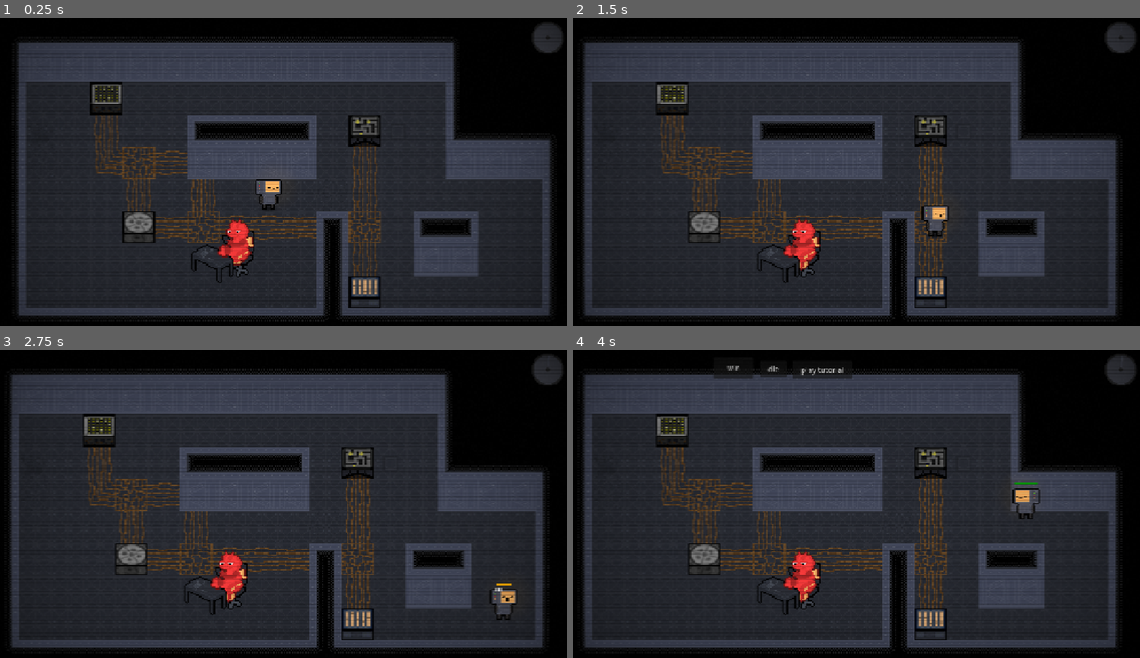
Above: before the commit, frames 1-4 (two rows, left to right).
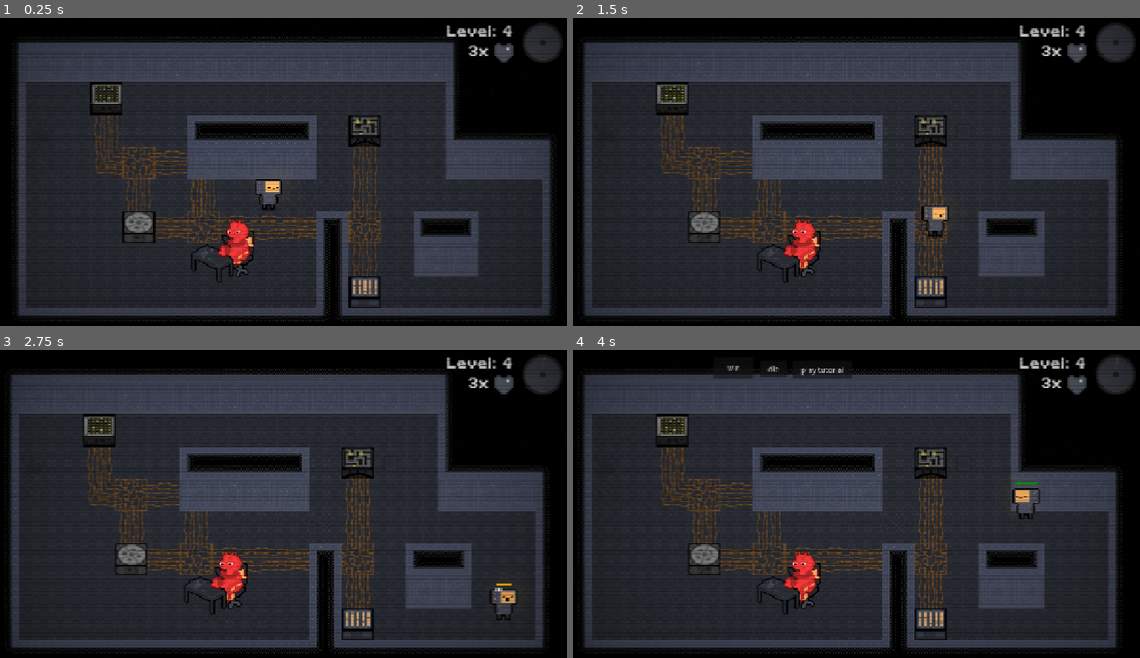
Above: after the commit, the same moments.

Repository: DuneRanger/MSI-GameJam
Game: Godot game, scene res://scenes/game/game.tscn
Same seed, same stepped clock (60 frames per second), same inputs: the game is played once before the commit and once after it.
Inputs (mouse positions are in pixels of both pictures, inside the frame that each line leads up to):
- Up to frame 1 (0.25 s): no input
- Up to frame 2 (1.5 s): move the mouse to (981, 162) at 0.52 s; hold D (move_right) 0.53-1.28 s; tap E (interact) at 0.6 s; move the mouse to (737, 196) at 1.27 s; hold S (move_down) from 1.28 s (still down); click (737, 196) at 1.35 s
- Up to frame 3 (2.75 s): move the mouse to (340, 439) at 2.02 s; release S (move_down) at 2.03 s; hold D (move_right) from 2.03 s (still down); hold Shift (sprint) from 2.03 s (still down)
- Up to frame 4 (4 s): move the mouse to (822, 574) at 2.77 s; release D (move_right) at 2.78 s; release Shift (sprint) at 2.78 s; hold W (move_up) 2.78-3.53 s; tap R at 2.85 s; move the mouse to (1026, 559) at 3.52 s; hold A (move_left) from 3.53 s (still down); tap E (interact) at 3.6 s

The runs differ from the first frame. In frame 1, 0.8% of the frame differs, in the area x 78-100%, y 1-15%; in frame 2, 0.8%; in frame 3, 0.8%; in frame 4, 0.8%.

Commit message:
add hud for levels and lives

Diff:
--- a/scenes/game/game.gd
+++ b/scenes/game/game.gd
@@ -5,6 +5,10 @@
 var current_level: Node = null
 var current_difficulty : int = 0
 var levels_finished : int = 0
+
+@export var progress_timer_hud : TextureProgressBar
+@export var lives_left_label : RichTextLabel
+@export var level_num_label : RichTextLabel
 
 @export var level_end_delay : float = 5
 @export var level_start_delay : float = 5
@@ -25,10 +29,12 @@
 
 func load_level() -> void:
 	if current_level:
-		levels_finished += 1
+		update_levels_finished(levels_finished + 1)
 		current_level.queue_free()
 		await current_level.tree_exited
-	current_level = levels[levels_finished].instantiate()
+	var current_level_scene : PackedScene = levels[levels_finished]
+	#just make sure to not overflow :)
+	current_level = current_level_scene.instantiate()
 	level_container.add_child(current_level)
 
 	current_level.machine_layer.child_entered_tree.connect(add_machine)
@@ -36,7 +42,8 @@
 	start_level()
 
 func start_level() -> void:
-	lives = max_lives
+	$HUD.visible = true
+	update_lives(max_lives)
 	$LevelTimer.start()
 	current_level.player.set_physics_process(true)
 	MusicAndAmbiencePlayer.play_game_music()
@@ -54,13 +61,21 @@
 	load_level()
 
 func _process(_delta: float) -> void:
-	$HUD/LevelTimerProgressBar.value = $LevelTimer.wait_time - $LevelTimer.time_left
-	$HUD/LevelTimerProgressBar.max_value = $LevelTimer.wait_time
+	progress_timer_hud.value = $LevelTimer.wait_time - $LevelTimer.time_left
+	progress_timer_hud.max_value = $LevelTimer.wait_time
 
 func _on_minigame_requested(machine: Machine) -> void:
 	chosen_minigame = machine.linked_minigame_scene.instantiate() as Minigame
 	activated_machine = machine
 	link_chosen_minigame()
+
+func update_lives(new_value : int):
+	lives = max(new_value, 0)
+	lives_left_label.text = "[b]%dx[/b]" % lives
+
+func update_levels_finished(new_value : int):
+	levels_finished = max(new_value, 0)
+	level_num_label.text = "[b]Level: %d[/b]" % (levels_finished + 1)
 
 func link_chosen_minigame() -> void:
 	chosen_minigame.minigame_completed.connect(_on_minigame_success)
--- a/scenes/game/game.tscn
+++ b/scenes/game/game.tscn
@@ -10,6 +10,8 @@
 [ext_resource type="Shader" uid="uid://cwr1ovub2hmsc" path="res://assets/game/FX/vignette.gdshader" id="6_4j704"]
 [ext_resource type="Texture2D" uid="uid://b1aqw4stficvv" path="res://assets/game/levels/clock_full.png" id="7_4j704"]
 [ext_resource type="AudioStream" uid="uid://bfa1tc6i3lrm3" path="res://assets/sfx/ambient/ambience.ogg" id="8_87uf6"]
+[ext_resource type="Theme" uid="uid://d0hf7wudlkptc" path="res://scenes/game/machines/minigames/fishing_theme.tres" id="10_5jirj"]
+[ext_resource type="Texture2D" uid="uid://dym2xxi476jag" path="res://assets/game/hud/heart.png" id="11_kp23o"]
 
 [sub_resource type="Environment" id="Environment_w1hta"]
 background_mode = 3
@@ -43,9 +45,12 @@
 shader_parameter/vignette_intensity = 0.4
 shader_parameter/vignette_opacity = 0.3310000157225
 
-[node name="Game2" type="Node" unique_id=1830910457]
+[node name="Game2" type="Node" unique_id=1830910457 node_paths=PackedStringArray("progress_timer_hud", "lives_left_label", "level_num_label")]
 script = ExtResource("1_0sr1o")
 levels = Array[PackedScene]([ExtResource("5_87uf6"), ExtResource("3_2a8rs")])
+progress_timer_hud = NodePath("HUD/HBoxContainer/AspectRatioContainer/LevelTimerProgressBar")
+lives_left_label = NodePath("HUD/HBoxContainer/VBoxContainer/HBoxContainer/LivesLeftLabel")
+level_num_label = NodePath("HUD/HBoxContainer/VBoxContainer/LevelNumberLabel")
 minigame_scenes = Array[PackedScene]([ExtResource("3_lfrn8"), ExtResource("2_kelw5")])
 
 [node name="CanvasLayer2" type="CanvasLayer" parent="." unique_id=1839143896]
@@ -105,15 +110,64 @@
 scale = Vector2(0.8, 0.8)
 transform = Transform2D(0.8, 0, 0, 0.8, 128, 80)
 
-[node name="LevelTimerProgressBar" type="TextureProgressBar" parent="HUD" unique_id=2034526518]
+[node name="HBoxContainer" type="HBoxContainer" parent="HUD" unique_id=1733701325]
 anchors_preset = -1
-anchor_left = 1.0
 anchor_right = 1.0
-offset_left = -80.0
-offset_top = 7.0
-offset_right = -7.0
-offset_bottom = 80.0
-grow_horizontal = 0
+offset_left = 10.0
+offset_top = 10.0
+offset_right = -10.0
+offset_bottom = 100.0
+grow_horizontal = 2
+theme_override_constants/separation = 20
+alignment = 2
+
+[node name="VBoxContainer" type="VBoxContainer" parent="HUD/HBoxContainer" unique_id=696632358]
+layout_mode = 2
+size_flags_horizontal = 8
+theme_override_constants/separation = 0
+
+[node name="LevelNumberLabel" type="RichTextLabel" parent="HUD/HBoxContainer/VBoxContainer" unique_id=200764747]
+custom_minimum_size = Vector2(200, 0)
+layout_mode = 2
+size_flags_horizontal = 0
+size_flags_vertical = 3
+theme = ExtResource("10_5jirj")
+bbcode_enabled = true
+text = "[b]Level: 4[/b]"
+scroll_active = false
+horizontal_alignment = 2
+
+[node name="HBoxContainer" type="HBoxContainer" parent="HUD/HBoxContainer/VBoxContainer" unique_id=783827713]
+layout_mode = 2
+size_flags_vertical = 3
+theme_override_constants/separation = 9
+alignment = 2
+
+[node name="LivesLeftLabel" type="RichTextLabel" parent="HUD/HBoxContainer/VBoxContainer/HBoxContainer" unique_id=202611603]
+layout_mode = 2
+size_flags_horizontal = 3
+theme = ExtResource("10_5jirj")
+bbcode_enabled = true
+text = "[b]3x[/b]"
+scroll_active = false
+horizontal_alignment = 2
+
+[node name="LivesIcon" type="TextureRect" parent="HUD/HBoxContainer/VBoxContainer/HBoxContainer" unique_id=1226000672]
+layout_mode = 2
+size_flags_horizontal = 8
+texture = ExtResource("11_kp23o")
+expand_mode = 3
+stretch_mode = 4
+
+[node name="AspectRatioContainer" type="AspectRatioContainer" parent="HUD/HBoxContainer" unique_id=1006215863]
+custom_minimum_size = Vector2(90, 0)
+layout_mode = 2
+size_flags_horizontal = 8
+stretch_mode = 1
+alignment_horizontal = 2
+
+[node name="LevelTimerProgressBar" type="TextureProgressBar" parent="HUD/HBoxContainer/AspectRatioContainer" unique_id=2034526518]
+layout_mode = 2
 step = 0.01
 fill_mode = 4
 nine_patch_stretch = true
--- a/scenes/game/machines/minigames/fishing_theme.tres
+++ b/scenes/game/machines/minigames/fishing_theme.tres
@@ -1,4 +1,7 @@
 [gd_resource type="Theme" format=3 uid="uid://d0hf7wudlkptc"]
+
+[ext_resource type="FontFile" uid="uid://b08cs88egoh1y" path="res://assets/fonts/PixeloidSans-Bold.otf" id="1_nkqod"]
+[ext_resource type="FontFile" uid="uid://cnotne0dg1bi8" path="res://assets/fonts/PixeloidMono.otf" id="2_jajpp"]
 
 [sub_resource type="StyleBoxFlat" id="StyleBoxFlat_kl53k"]
 bg_color = Color(0.36078432, 0.11764706, 0.11764706, 1)
@@ -40,3 +43,11 @@
 Button/styles/hover = SubResource("StyleBoxFlat_kl53k")
 Button/styles/normal = SubResource("StyleBoxFlat_oufq2")
 Button/styles/pressed = SubResource("StyleBoxFlat_gr5e0")
+RichTextLabel/font_sizes/bold_font_size = 30
+RichTextLabel/font_sizes/bold_italics_font_size = 30
+RichTextLabel/font_sizes/italics_font_size = 16
+RichTextLabel/font_sizes/mono_font_size = 30
+RichTextLabel/font_sizes/normal_font_size = 30
+RichTextLabel/fonts/bold_font = ExtResource("1_nkqod")
+RichTextLabel/fonts/mono_font = ExtResource("2_jajpp")
+RichTextLabel/fonts/normal_font = ExtResource("2_jajpp")
Binary file added: assets/game/hud/heart.png
Not shown, added: assets/game/hud/heart.png.import
